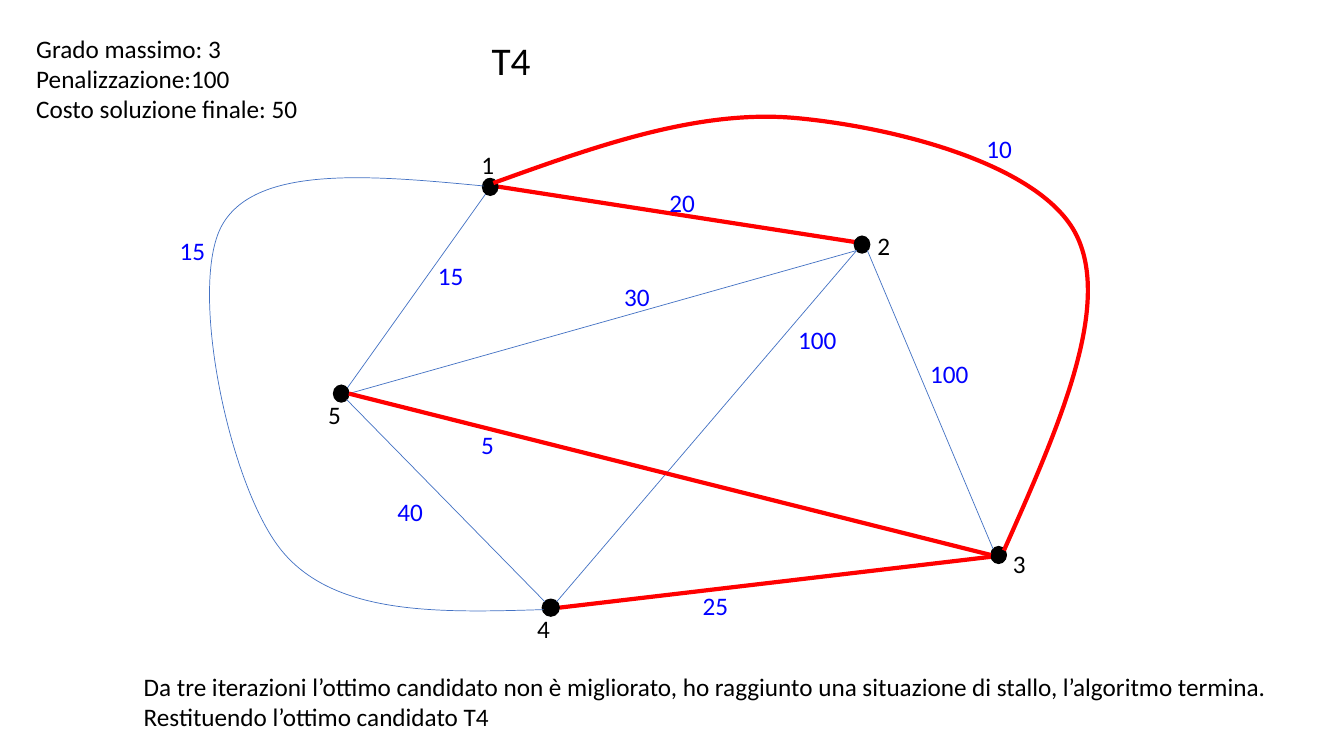
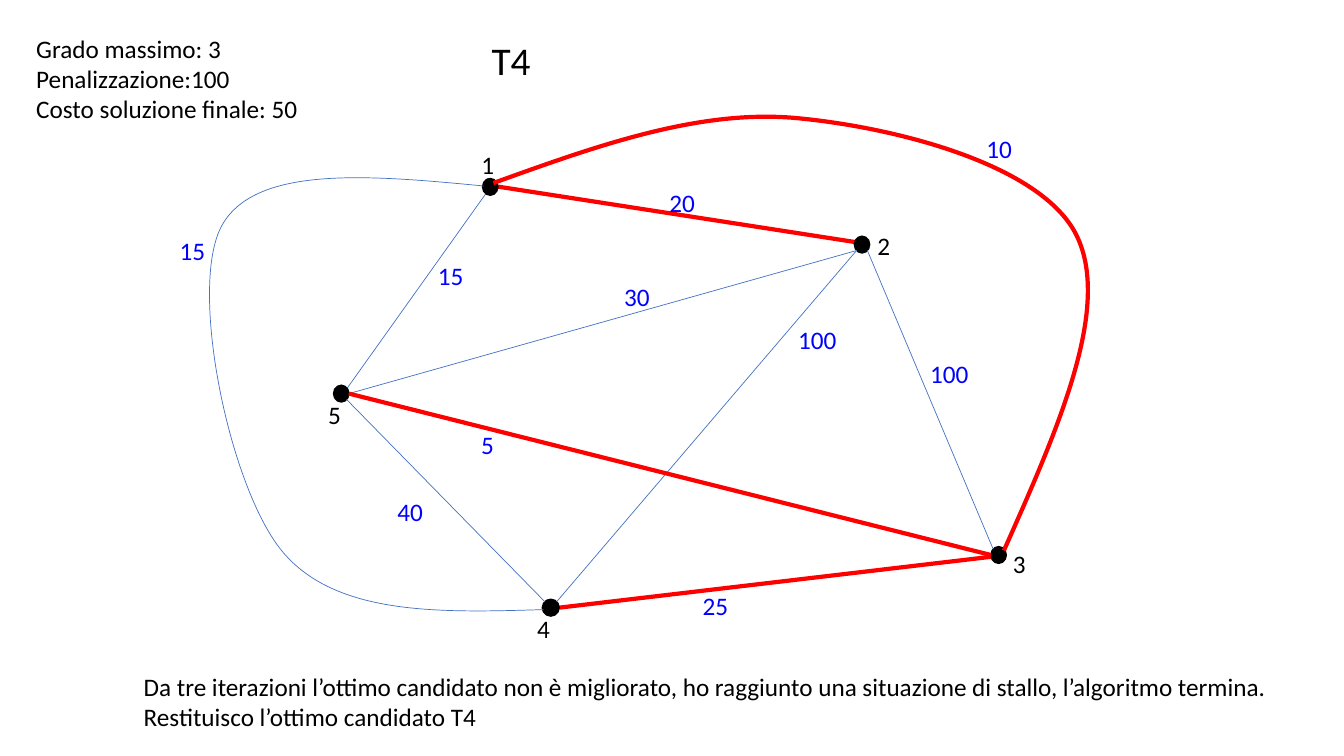
Before and after one commit to bizzarriA/LocalSearch, a slide deck: slide 10 of tabu.pptx. Drawn at 1344x756 pixels with LibreOffice and Linux fonts; fonts in the diff are those of the drawing. Boxes give left, top, right and bottom in pixels: in the first picture for what was removed or moved away, otherwise in the second. Text is boxed around its words. In the diff, an @@ line names an element or a change of style, - is before the commit and + after.

Commit message:
PP tabu

```diff
--- a/tabu.pptx
+++ b/tabu.pptx
@@ text at (144, 708, 476, 726): text changed @@
-Restituendo l’ottimo candidato T4
+Restituisco l’ottimo candidato T4
```
